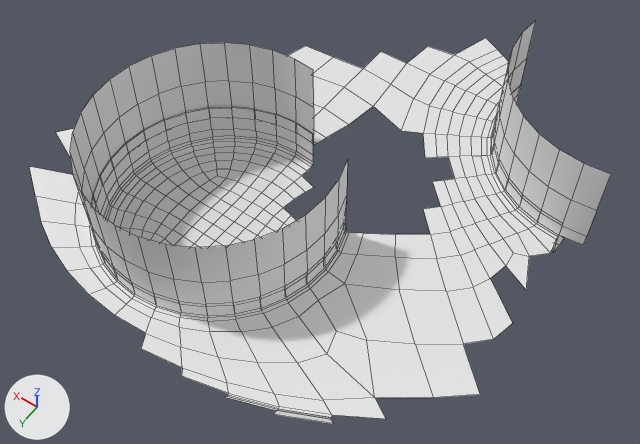
Before and after pictures for a commit that changed the OBJ model PadForge.App/3DModels/DS4/MagmaRed/B1.obj.
The view is the same before and after, from a 50 mm camera at (35.7, 30.4, 11.9) aimed at (49.6, 10.9, -18.7). Arrows for +X, +Y and +Z are at lower left; the lights stay in place. The older version comes first. Mesh edges are drawn as thin lines. Where no turn or scale is listed for an object, it has been applied to the vertices.

Objects in the first picture: 'B1'.
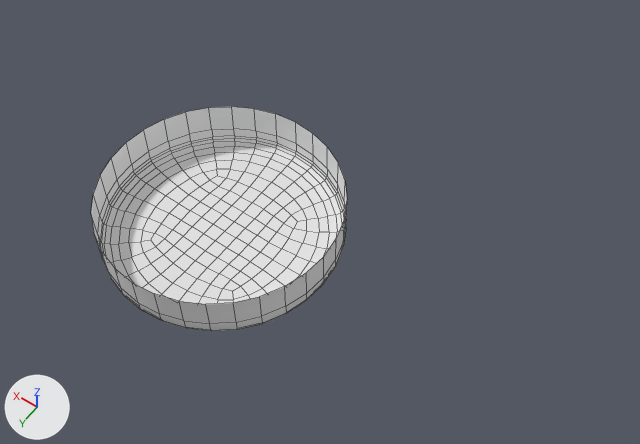
Where the change shows, as pixel boxes [x1, y1, x2, y2] in the pictures (640 x 444 px):
'B1', reshaped (56% narrower, 44% shorter)
    before: [29, 21, 611, 424]
    after: [91, 107, 347, 331]
part 1 of me_b1, deleted
    before: [29, 21, 611, 424]
part 2 of me_b1, deleted (mostly hidden)
    before: [512, 85, 564, 252]
part 3 of me_b1, added
    after: [283, 134, 347, 232]

Patch to the scene script:
```diff
--- a/PadForge.App/3DModels/DS4/MagmaRed/B1.obj.py
+++ b/PadForge.App/3DModels/DS4/MagmaRed/B1.obj.py
@@ me_b1 @@
 # used by ob_b1; location = (0.0, 0.0, 0.0)
-me_b1.from_pydata(...)  # 851 vertices, 737 faces; spans x 39.6..62.4, y -3.3..20.4, z -19.6..-13.4
+me_b1.from_pydata(...)  # 369 vertices, 352 faces; spans x 47.8..58.6, y 7.8..18.6, z -19.6..-17.2
+# me_b1 part 1: the loose piece of 412 vertices spanning x 39.6..62.4, y -3.3..20.4, z -18.1..-13.4 is deleted
+# me_b1 part 2: the loose piece of 92 vertices spanning x 40.7..46.1, y -0.4..6.0, z -19.6..-17.2 is deleted
+# me_b1 part 3
+# 12 vertices are added at x 49.6..51.3, y 8.2..10.2, z -19.6..-17.2
+# 5 new vertices lie (0.7, -0.8, 0.0) away from vertices in x 48.7..48.8, y 10.2..10.3, z -19.4..-17.2
+# 5 new vertices lie (0.8, -0.7, 0.0) away from vertices in x 49.4..49.5, y 9.4..9.5, z -19.4..-17.2
+# 31 new faces join them
```
